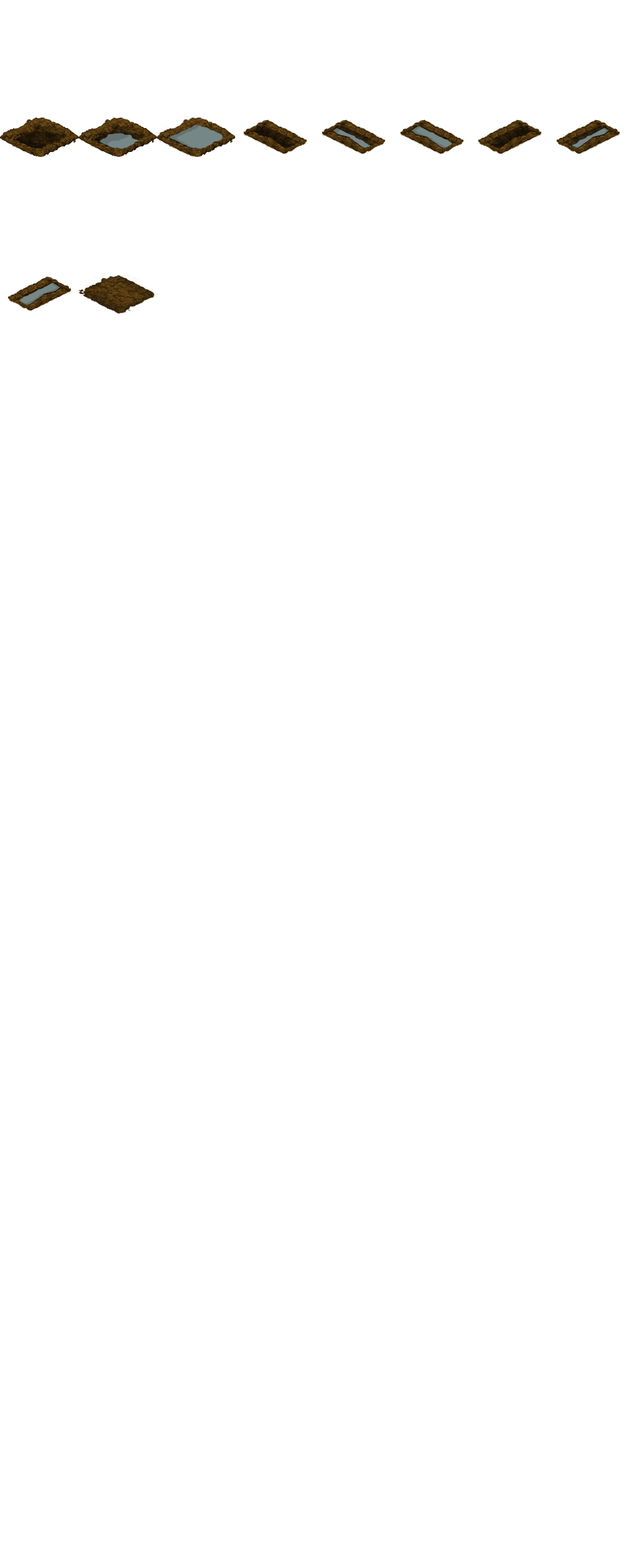
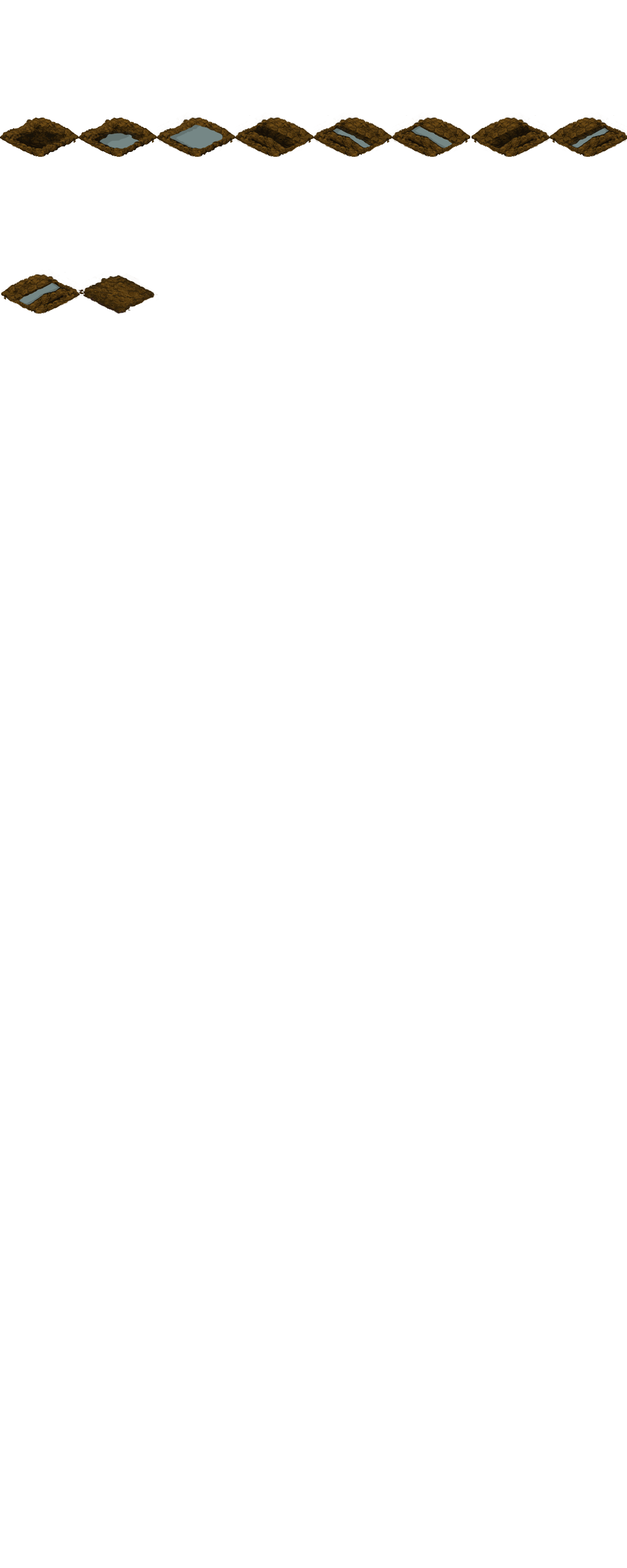
Two versions of the same layered image (627x1568). Layer-by-layer changes:
added layer "dirt" in group "dicth_fill_dirt" over [78, 289, 84, 298]
showed "ditch_empty" (2nd of 15, in "dicth_waterway_sn_full") over [1, 268, 84, 314]
removed layer "ditch_empty" (3rd of 15, in "dicth_waterway_sn_half") from group "dicth_waterway_sn_half" over [556, 120, 622, 154]
renamed "dirt" to "ditch_empty", moved it into group "dicth_waterway_sn_half", painted on it, masked it over [78, 120, 622, 298]
renamed "grid" to "ditch_empty", showed it, moved it into group "dicth_waterway_sn_half", painted on it over [82, 112, 627, 293]
showed "ditch_empty" (6th of 15, in "dicth_waterway_sn_empty") over [471, 112, 554, 157]
showed "ditch_empty" (8th of 15, in "dicth_waterway_we_full") over [388, 112, 471, 157]
showed "ditch_empty" (10th of 15, in "dicth_waterway_we_half") over [309, 112, 392, 157]
showed "ditch_empty" (12th of 15, in "dicth_waterway_we_empty") over [235, 112, 314, 157]
